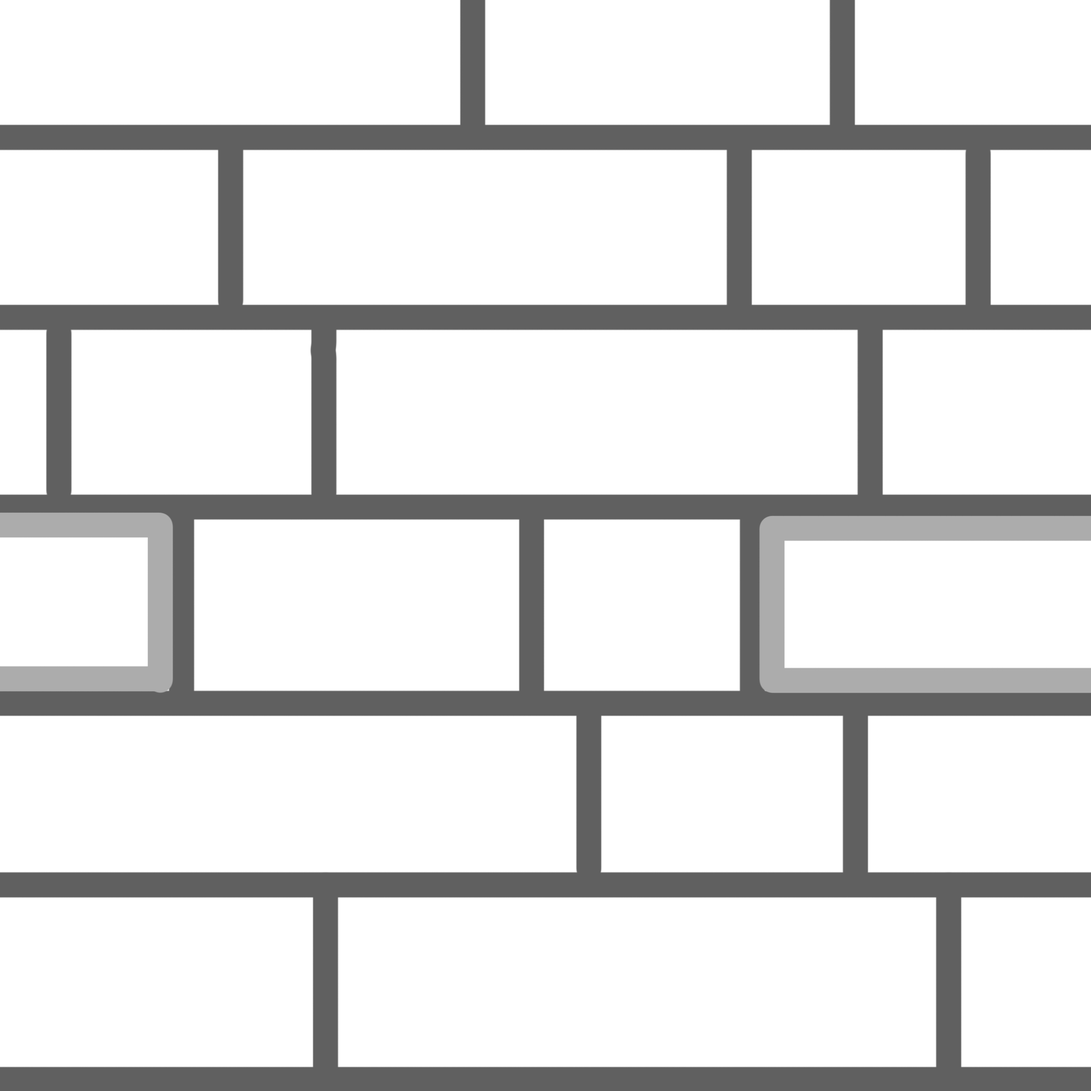
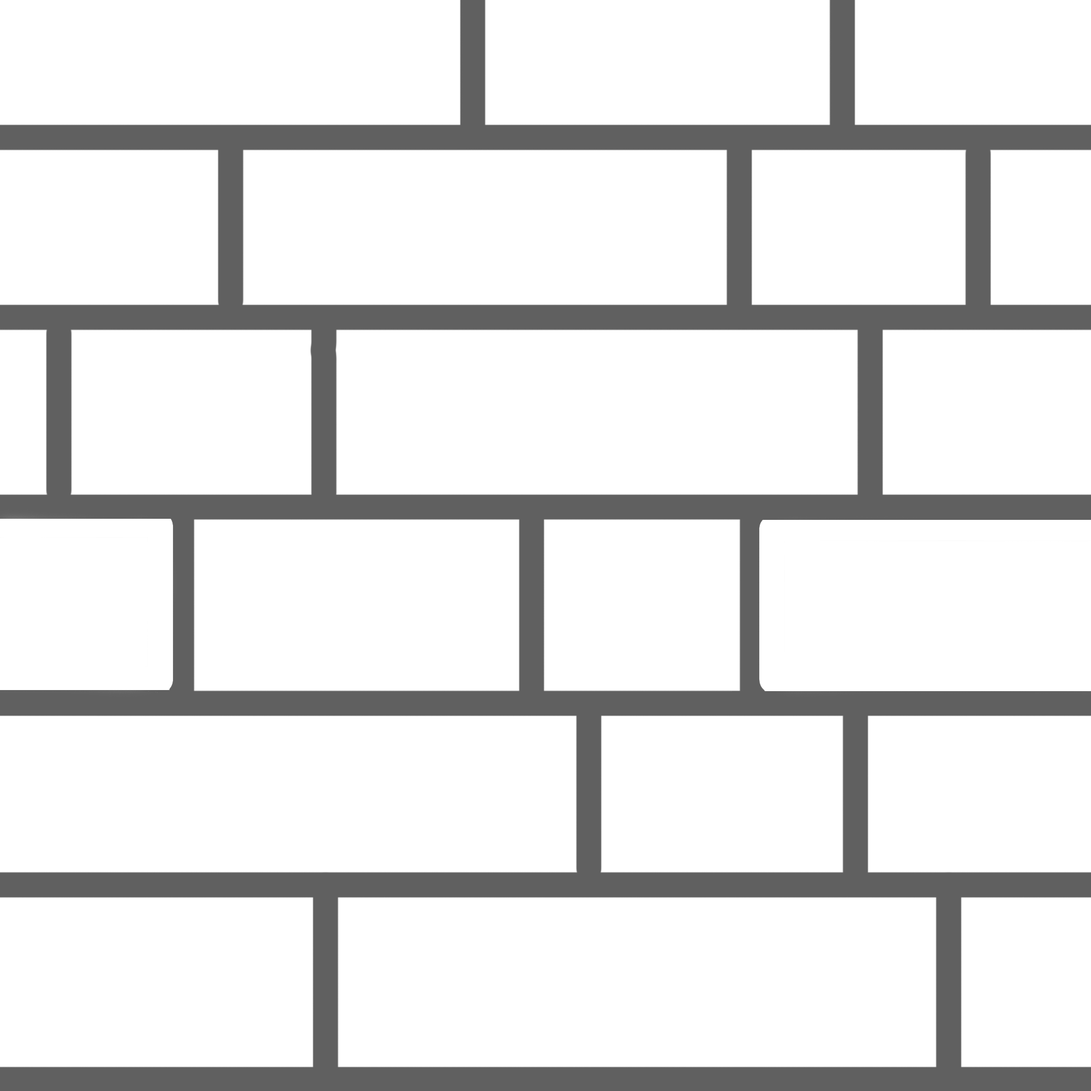
Layers edited between the first and the second 1091×1091 image:
painted on "Background copy" over (0, 512, 1091, 695)
